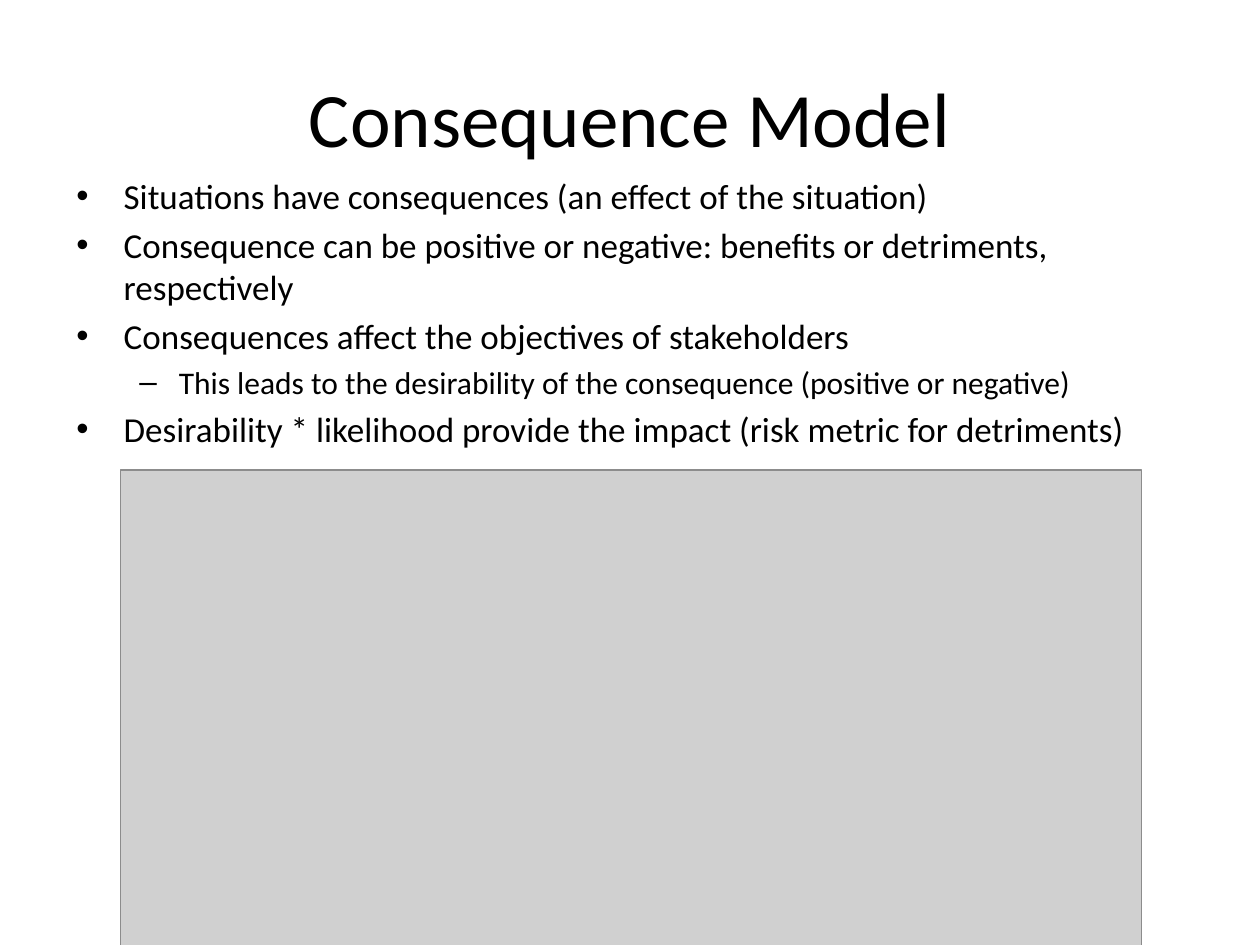
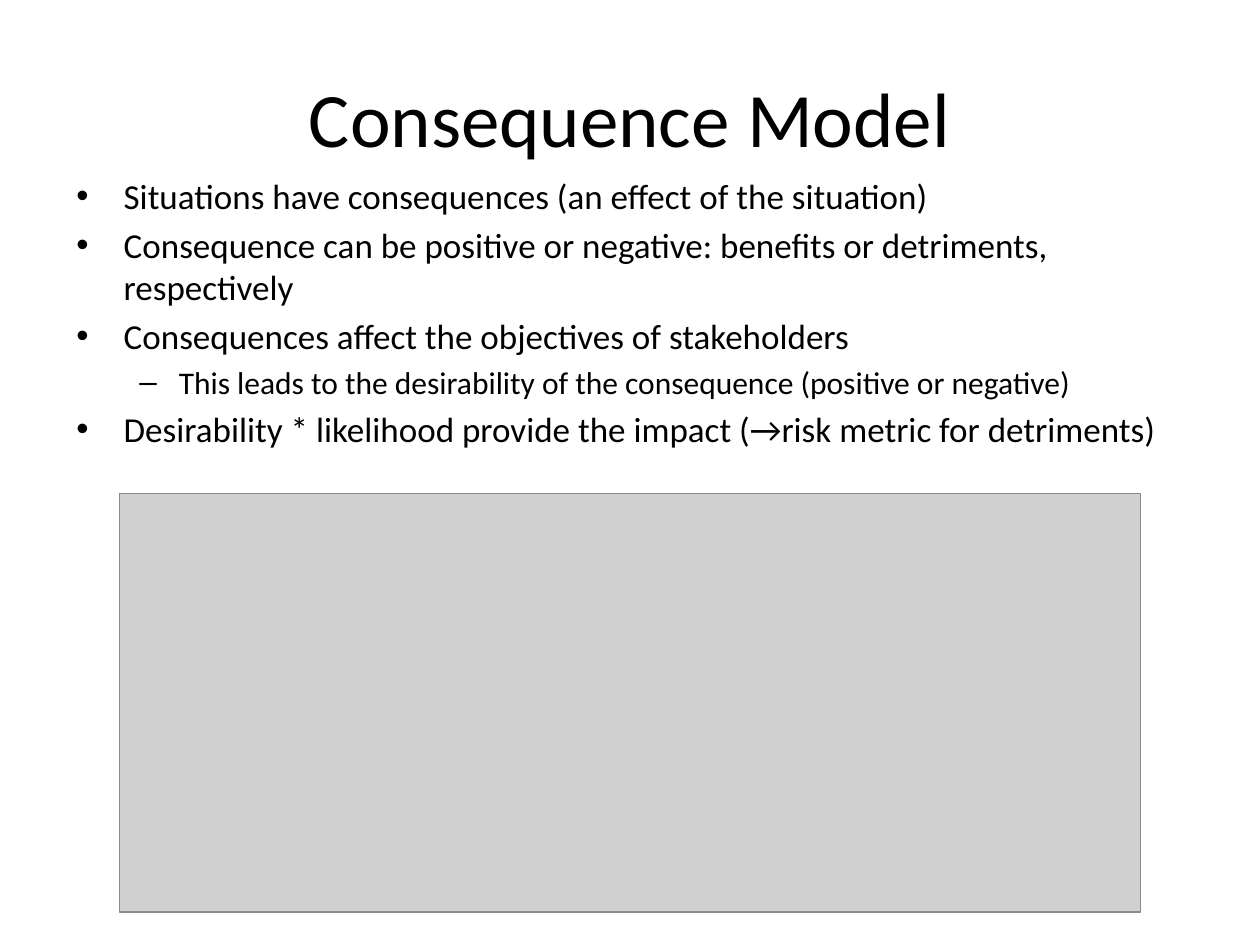
Before and after one commit to omg-threat-modeling/phase1, a slide deck: slide 8 of models/ModelDevelopment/Threat And Risk Concepts.pptx (slide 7 before the commit). Drawn at 1260x945 pixels with LibreOffice and Linux fonts; fonts in the diff are those of the drawing; grey boxes stand for pictures. Boxes give left, top, right and bottom in pixels: in the first picture for what was removed or moved away, otherwise in the second. Text is boxed around its words. In the diff, an @@ line names an element or a change of style, - is before the commit and + after.

Commit message:
threat and risk concepts update

```diff
--- a/models/ModelDevelopment/Threat And Risk Concepts.pptx
+++ b/models/ModelDevelopment/Threat And Risk Concepts.pptx
@@ text at (124,416,1155,448): text changed @@
-• Desirability * likelihood provide the impact (risk metric for detriments)
+• Desirability * likelihood provide the impact (→risk metric for detriments)
@@ picture: place and size @@
-picture at (120,470,1140,945)
+picture at (120,494,1140,912)
```
Also in this commit, not shown: 6 other slides changed, 2 slides added, 3 other files.
